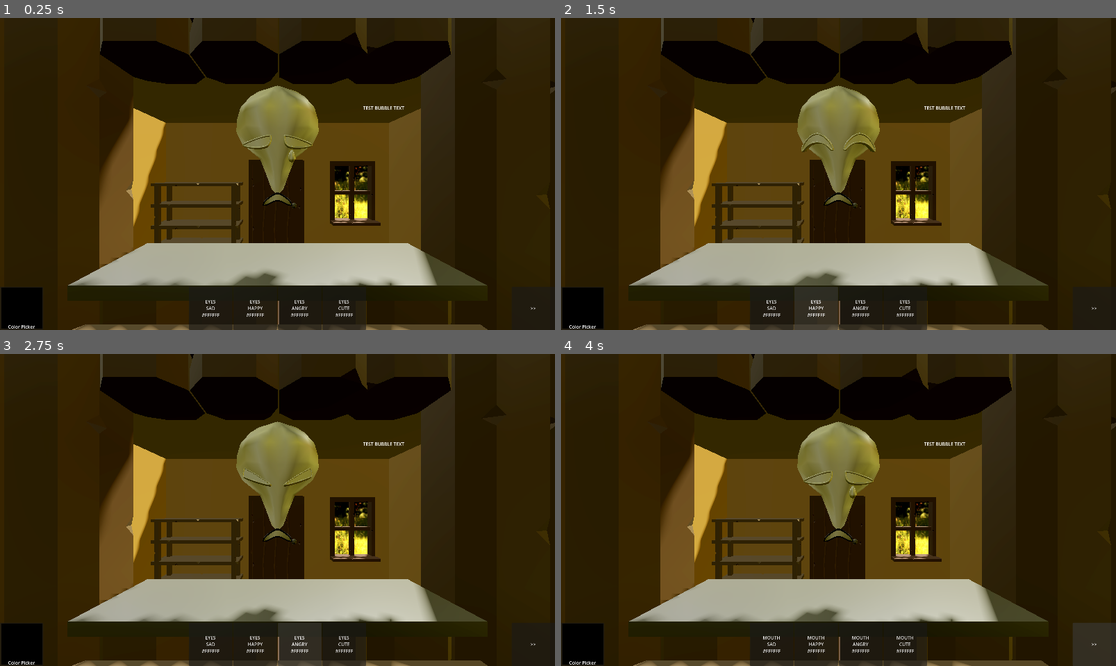
Above: before the commit, frames 1-4 (two rows, left to right).
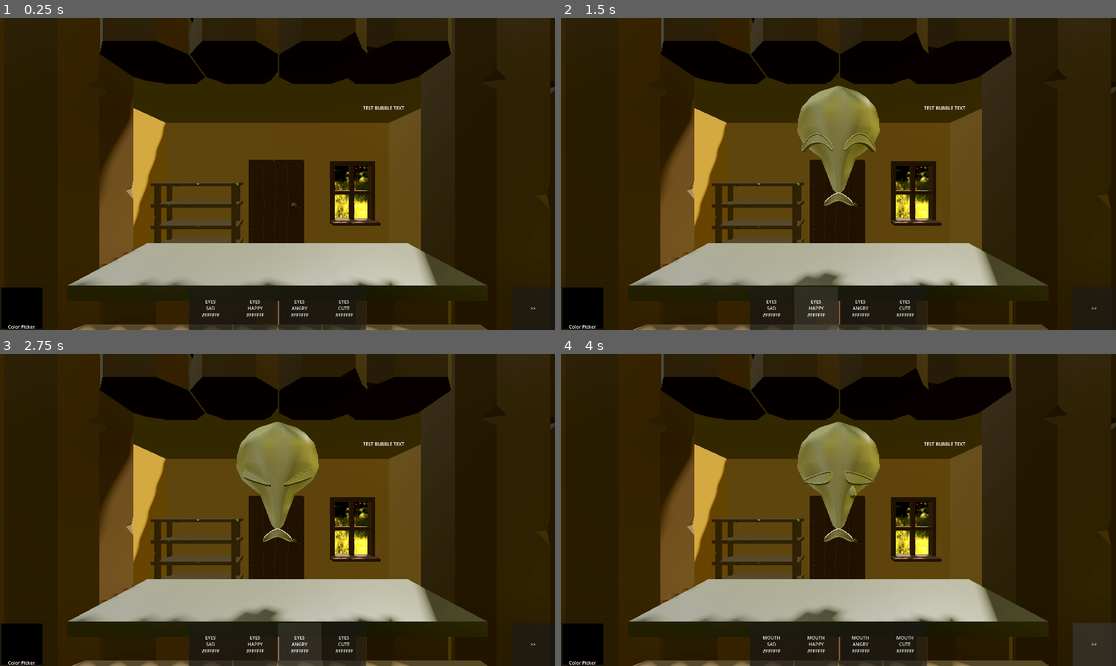
Above: after the commit, the same moments.

Repository: Xzaver/Bausparvertrag-GGJam-2026
Game: Godot game, scene res://game/game.tscn
The game is run twice, just before and just after one commit, with the same random seed, the same clock (stepped at 60 frames per second) and the same inputs.
Inputs:
- Up to frame 1 (0.25 s): no input
- Up to frame 2 (1.5 s): click "EYES SAD #FFFFFF" at 0.5 s; click "EYES HAPPY #FFFFFF" at 1.25 s
- Up to frame 3 (2.75 s): click "EYES ANGRY #FFFFFF" at 2 s
- Up to frame 4 (4 s): click "EYES CUTE #FFFFFF" at 2.75 s; click ">>" at 3.5 s

The runs differ from the first frame. In frame 1, 3.6% of the frame differs, in the area x 38-58%, y 21-100%; in frame 2, less than 0.1%; in frame 3, less than 0.1%; in frame 4, less than 0.1%.

Commit message:
erase weird line

Diff:
--- a/game/maskContructor/maskConstructor.gd
+++ b/game/maskContructor/maskConstructor.gd
@@ -71,7 +71,7 @@
 	topPos = topPosRef.global_position
 	shapePos = shapePosRef.global_position
 
-	updateMaskProperty(MaskComponent.SLOT.MOUTH,MaskComponent.EMOTIONS.SAD, Color(0,0,0))
+	#updateMaskProperty(MaskComponent.SLOT.MOUTH,MaskComponent.EMOTIONS.SAD, Color(0,0,0))
 
 func clearBuilder():
 
